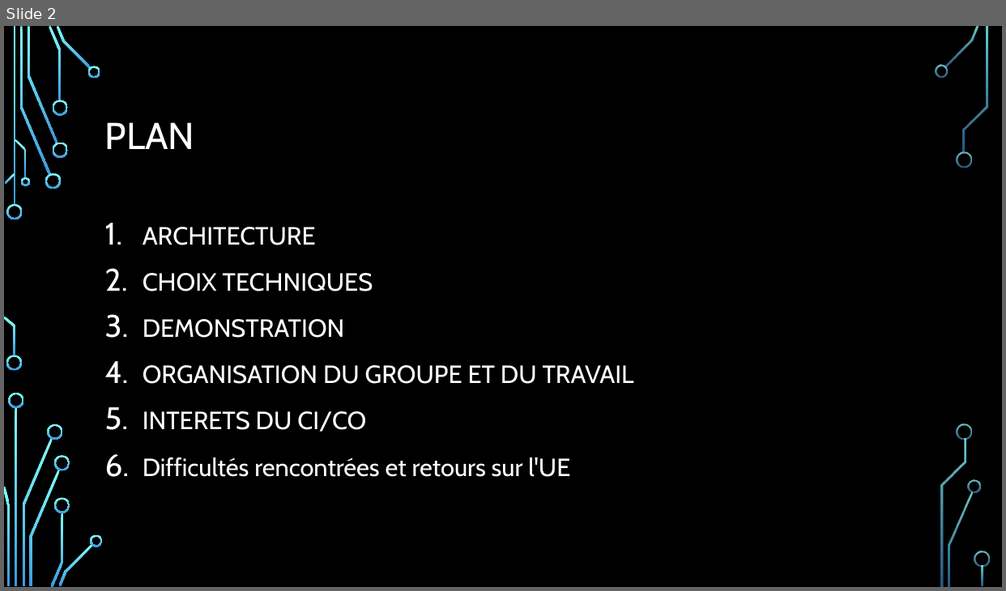
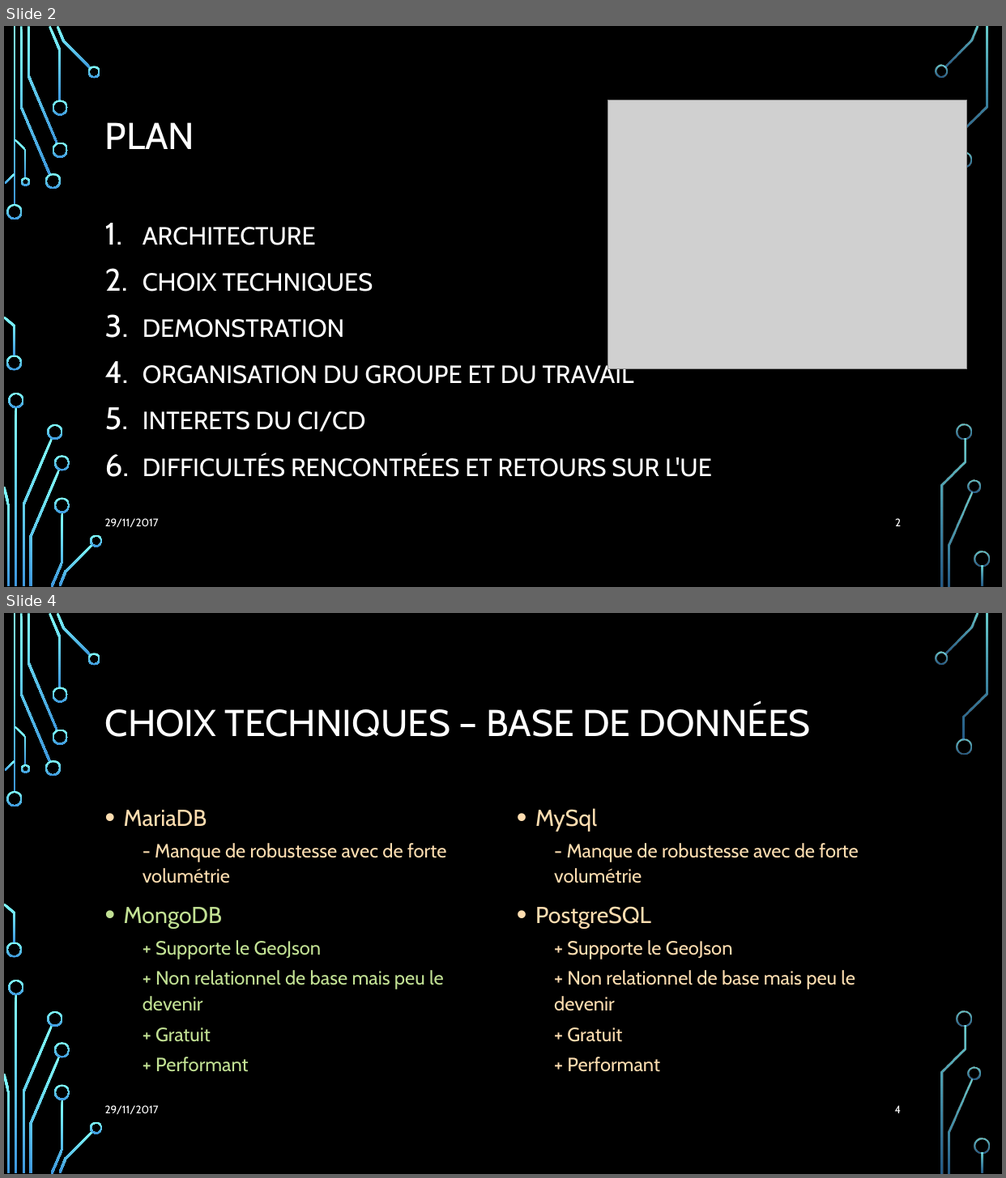
Before and after one commit to Julienbtn/cloud-project-equipe-7, a slide deck: Presentation Cloud.pptx. Shown one above the other, each under a label of ours: slide 2 before the commit, slides 2 and 4 after it; the slides between them are not shown. The pictures are 1006x591 and 1006x1178 pixels, drawn with LibreOffice and Linux fonts; fonts in the diff are those of the drawing; grey boxes stand for pictures; background and template pictures are left out. Boxes give left, top, right and bottom in pixels: in the first picture for what was removed or moved away, otherwise in the second. Text is boxed around its words. In the diff, an @@ line names an element or a change of style, - is before the commit and + after.

```diff
--- a/Presentation Cloud.pptx
+++ b/Presentation Cloud.pptx
@@ slide 4 added at (4,613,1002,1174), background picture (left out); not listed: 36 template elements that a slide beside it also shows @@
@@ title added at (105,705,811,737), 36 pt, text #FFFFFF @@
+CHOIX TECHNIQUES – BASE DE DONNÉES
@@ text added at (124,810,446,1072), 18.5 pt, text #C2E194 @@
+• MariaDB
+  - Manque de robustesse avec de forte volumétrie
+• MongoDB
+  + Supporte le GeoJson
+  + Non relationnel de base mais peu le devenir
+  + Gratuit
+  + Performant
@@ text added at (535,808,858,1072), 18.5 pt, text #FDDDB0 @@
+• MySql
+  - Manque de robustesse avec de forte volumétrie
+• PostgreSQL
+  + Supporte le GeoJson
+  + Non relationnel de base mais peu le devenir
+  + Gratuit
+  + Performant
@@ text added at (105,1105,159,1114), 10.5 pt, text #FFFFFF @@
+29/11/2017
@@ page number added at (895,1105,901,1114), 10.5 pt, text #FFFFFF @@
+4
@@ slide 2 changed as well @@
@@ picture added at (608,100,967,369) @@
@@ text at (143,412,712,477): text changed @@
-5. INTERETS DU CI/CO
-6. Difficultés rencontrées et retours sur l'UE
+5. INTERETS DU CI/CD
+6. DIFFICULTÉS RENCONTRÉES ET RETOURS SUR L'UE
@@ text added at (105,518,159,527), 10.5 pt, text #FFFFFF @@
+29/11/2017
@@ page number added at (895,518,901,527), 10.5 pt, text #FFFFFF @@
+2
```
Also in this commit, not shown: 3 other slides changed, 8 other slides added, 4 slides removed, 2 other files.
